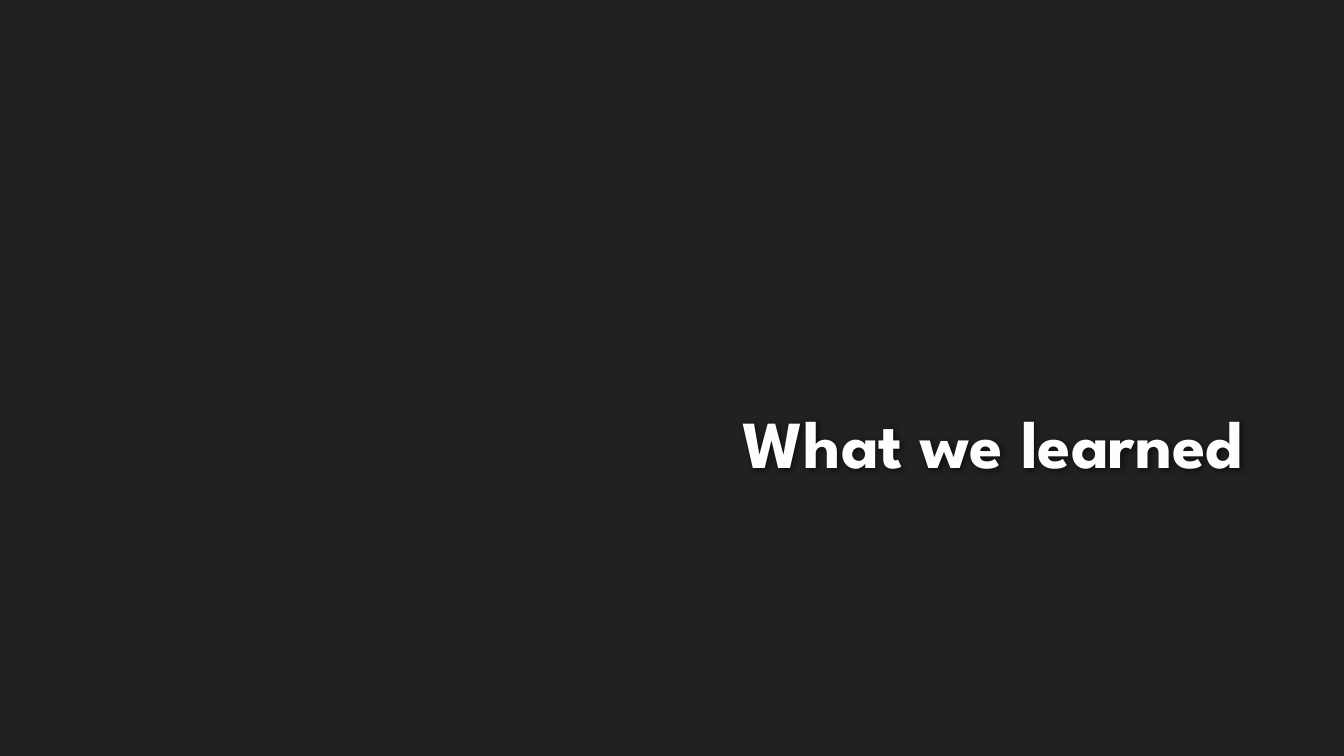
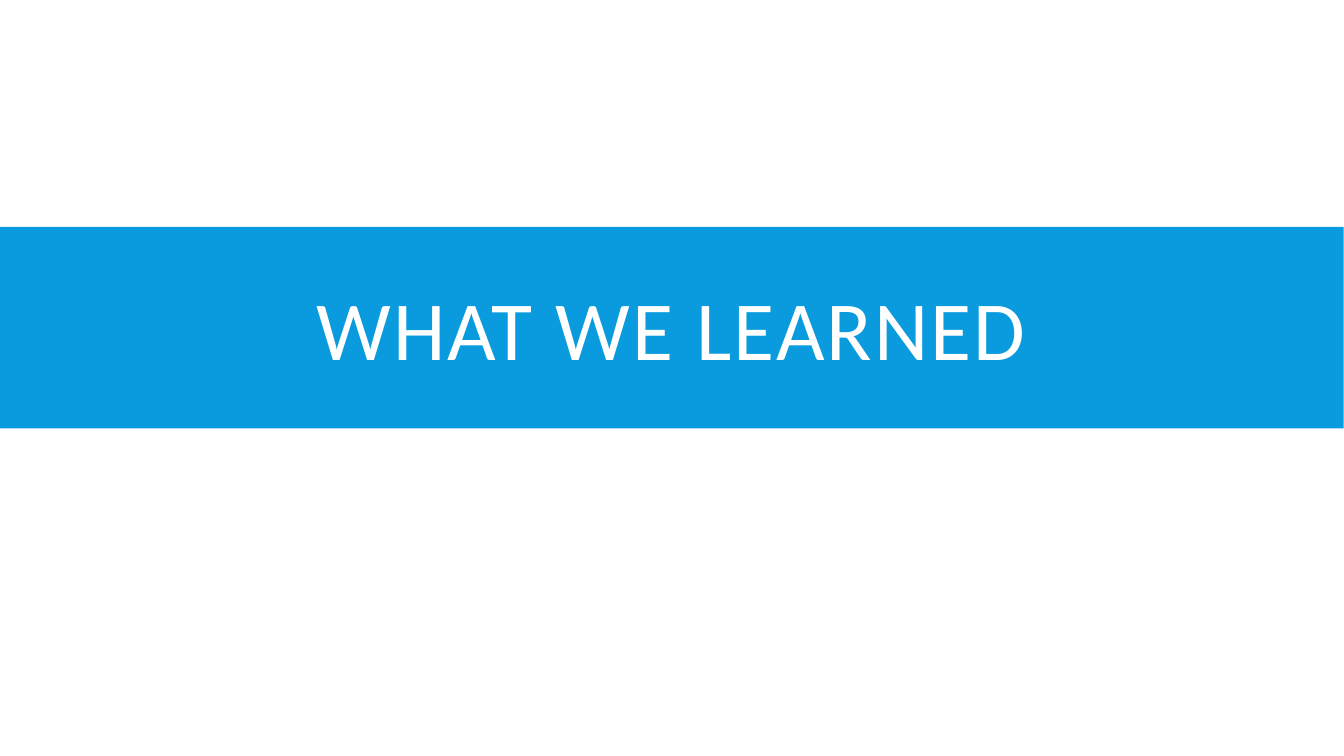
Before and after one commit to LittleDinoCake/CF-Project, a slide deck: slide 15 of Presentation.pptx (slide 13 before the commit). Drawn at 1344x756 pixels with LibreOffice and Linux fonts; fonts in the diff are those of the drawing; background and template pictures are left out. Boxes give left, top, right and bottom in pixels: in the first picture for what was removed or moved away, otherwise in the second. Text is boxed around its words. In the diff, an @@ line names an element or a change of style, - is before the commit and + after.

```diff
--- a/Presentation.pptx
+++ b/Presentation.pptx
@@ background #212121 to #FFFFFF @@
@@ rectangle added at box(0, 227, 1344, 429), fill #099BDD @@
@@ title "WHAT WE LEARNED" at box(317, 306, 1026, 360): vertical alignment bottom to middle @@
@@ title at box(317, 306, 1026, 360): text changed; size 48 to 60 pt; font League Spartan to Calibri; text colour #FEFEFE to #FFFFFF; bold off @@
-What we learned
+WHAT WE LEARNED
```
Also in this commit, not shown: 11 other slides changed, 4 slides added, 2 slides removed.
